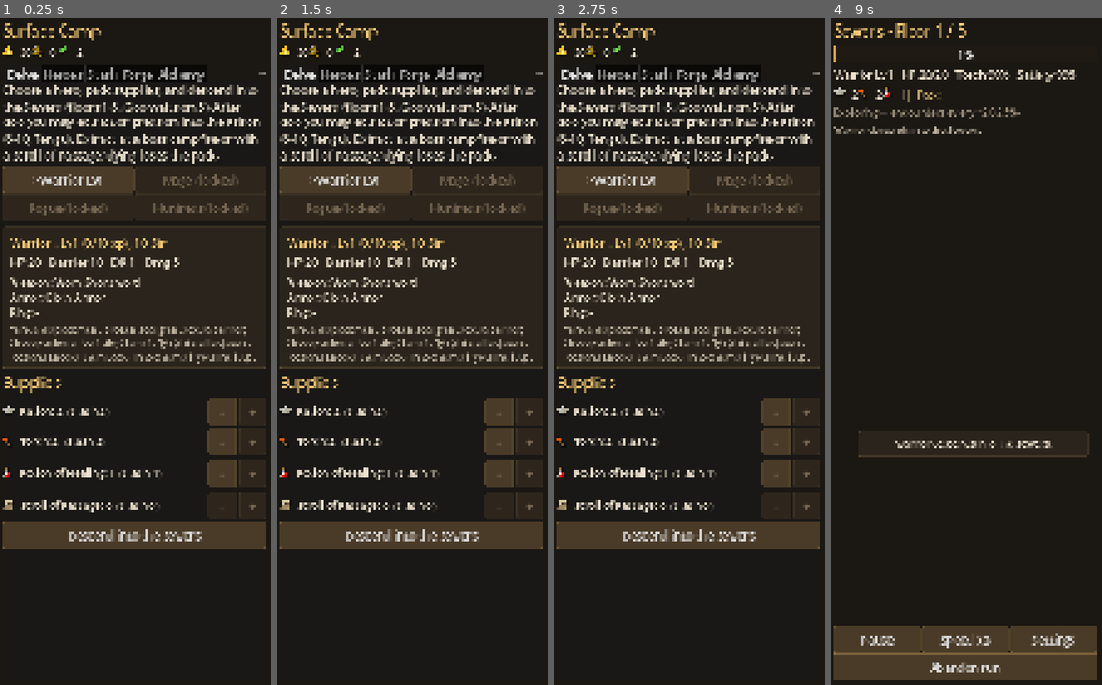
Above: before the commit, frames 1-4 (left to right).
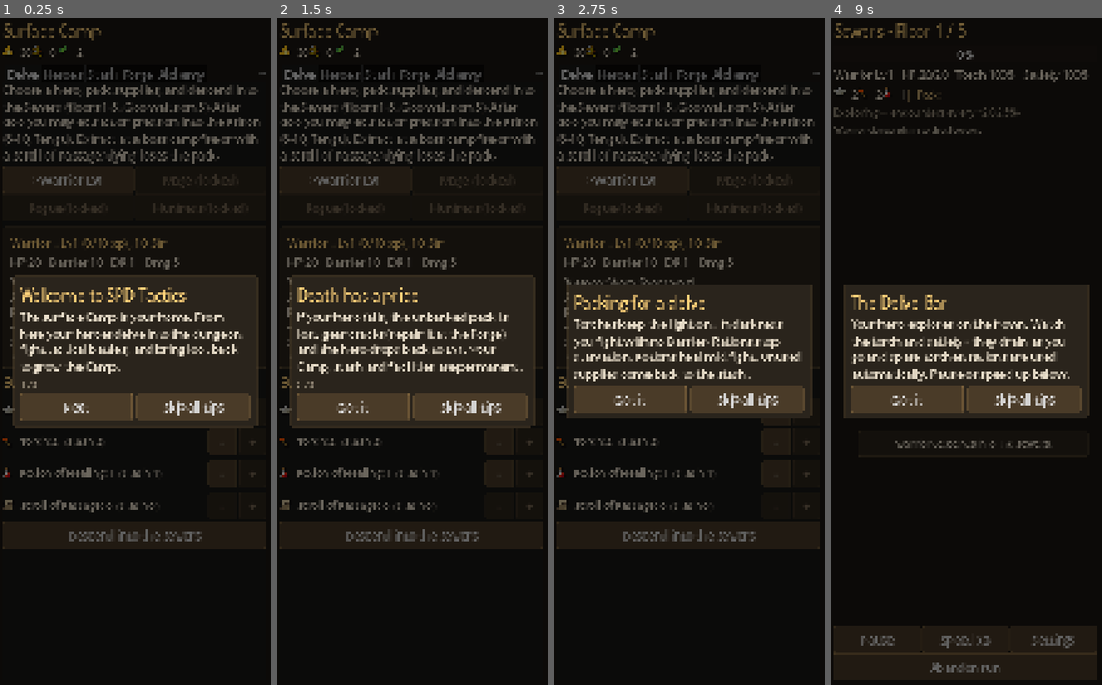
Above: after the commit, the same moments.

Repository: DaltonGoesFast/Idle-Pixel-Dungeon
Game: Godot game, scene res://scenes/main.tscn
Same seed, same stepped clock (60 frames per second), same inputs: the game is played once before the commit and once after it.
Inputs (mouse positions are in pixels of both pictures, inside the frame that each line leads up to):
- Up to frame 1 (0.25 s): no input
- Up to frame 2 (1.5 s): click (352, 404) at 0.5 s, where only the run after the commit has a clickable "Next"; click (352, 438) at 1.25 s, where only the run after the commit has a clickable "Next"
- Up to frame 3 (2.75 s): click (629, 404) at 2 s, where only the run after the commit has a clickable "Got it"
- Up to frame 4 (9 s): click (906, 398) at 2.75 s, where only the run after the commit has a clickable "Got it"; click "> Warrior Lv1" at 3.5 s; click "-" at 4.25 s; click "+" at 5 s; click "-" at 5.75 s; click "+" at 6.5 s; click "-" at 7.25 s; click "+" at 8 s; click "Descend into the Sewers" at 8.75 s

The runs differ from the first frame. In frame 1, 30% of the frame differs, in the area x 0-99%, y 0-80%; in frame 2, 30%; in frame 3, 30%; in frame 4, 17%.

Commit message:
v0.7.0: first-run onboarding + 17 contextual tutorial tips (data-driven, pause the game, replay/skip in Settings)

Diff:
--- /dev/null
+++ b/data/tutorial.json
@@ -0,0 +1,89 @@
+{
+ "_note": "Tutorial tips (first-run onboarding). Each id is shown once (GameState.tutorial_done) while Settings > Tutorial tips is on. pages = consecutive cards. Triggers live in code (main/camp/delve/combat screens); see docs/ARCHITECTURE.md.",
+ "tips": {
+  "welcome": {
+   "pages": [
+    {
+     "title": "Welcome to SPD Tactics",
+     "text": "The surface Camp is your home. From here your heroes delve into the dungeon, fight tactical battles, and bring loot back to grow the Camp."
+    },
+    {
+     "title": "The loop",
+     "text": "1. Pack supplies and pick a hero (Delve tab).\n2. The Delve Bar explores for you; encounters pop up as cards.\n3. Fights play out on an 8x8 grid where you control every move.\n4. Extract at a boss campfire (or with a Scroll of Passage) to bank your loot."
+    },
+    {
+     "title": "Death has a price",
+     "text": "If your hero falls, the unbanked pack is lost, gear cracks (repair it at the Forge) and the hero drops back to Lv1. Your Camp, stash and facilities are permanent."
+    }
+   ]
+  },
+  "camp_delve": {
+   "title": "Packing for a delve",
+   "text": "Torches keep the light on - in darkness you fight with no Barrier. Rations stop starvation. Potions heal mid-fight. Unused supplies come back to the stash."
+  },
+  "camp_forge": {
+   "title": "The Forge",
+   "text": "Spend Iron Ore and gold to forge better weapons and armor, upgrade them, and repair gear that cracked when a hero died. Higher tiers need more Strength."
+  },
+  "camp_journal": {
+   "title": "The Journal",
+   "text": "Milestones give one-time rewards for things you'll do anyway. The Codex fills in as you meet monsters, traps and items."
+  },
+  "delve_bar": {
+   "title": "The Delve Bar",
+   "text": "Your hero explores on their own. Watch the torch and satiety - they drain as you go and spare torches/rations are used automatically. Pause or speed up below."
+  },
+  "first_fight": {
+   "pages": [
+    {
+     "title": "Your first fight",
+     "text": "Tap a tile next to your hero to move, or tap an adjacent enemy to attack. Every hit lands for fixed damage - no dice. Enemies act on a clock: fast ones act twice per tick."
+    },
+    {
+     "title": "Barrier and armor",
+     "text": "The blue bar is Barrier: it soaks damage first and refills every fight. Armor's DR subtracts from every physical hit. Use Hint if you're stuck, or Auto to let the game play."
+    }
+   ]
+  },
+  "surprise": {
+   "title": "Surprise attack!",
+   "text": "You're standing in tall grass or a doorway. Your next attack is a Surprise: x1.5 damage, ignores armor, and knocks the enemy back - into a chasm for an instant kill."
+  },
+  "telegraph": {
+   "title": "Red tiles = danger",
+   "text": "A red tile shows exactly where an attack will land and when. Step off it before it resolves. Bosses telegraph their big moves too."
+  },
+  "trap": {
+   "title": "Traps",
+   "text": "That icon is a trap. Stepping on it fires it once. Monsters know where traps are and avoid them - but you can shove or knock them in. Use Search to reveal hidden ones."
+  },
+  "boss": {
+   "title": "Boss fight",
+   "text": "Bosses have big telegraphed attacks. Don't get cornered, step off red tiles, and drink a potion before you drop too low."
+  },
+  "door": {
+   "title": "Door Choice",
+   "text": "Two doors, two risks. Read the clues: a fight with a reward, a locked chest, or a quiet room. You can also ignore both."
+  },
+  "special": {
+   "title": "Special room",
+   "text": "Special rooms trade supplies, HP or time for rewards. Greyed-out options show what you're missing."
+  },
+  "floor_done": {
+   "title": "Floor cleared",
+   "text": "Descending heals a little. You can also spend torch to search for a hidden door with a secret cache - Rogues always find it."
+  },
+  "campfire": {
+   "title": "Campfire",
+   "text": "The boss is down. Extract to bank everything, or push deeper with an unbanked pack for bigger rewards."
+  },
+  "after_death": {
+   "title": "Back at Camp",
+   "text": "Your hero fell: the pack was lost and their gear cracked. Repair it at the Forge (Blacksmith), then try again - the Camp keeps everything you banked."
+  },
+  "after_extract": {
+   "title": "Loot banked",
+   "text": "Everything you carried is safe in the stash. Spend it on facility upgrades and gear, and check the Journal for milestone rewards."
+  }
+ }
+}
--- a/scripts/autoload/db.gd
+++ b/scripts/autoload/db.gd
@@ -16,6 +16,7 @@
 var specials: Array
 var traps: Dictionary
 var milestones: Array
+var tips: Dictionary
 var biome_rooms: Dictionary
 
 func _init() -> void:
@@ -34,6 +35,7 @@
 	rooms = r.rooms; boss_rooms = r.boss_rooms; biome_rooms = r.get("biome_rooms", {})
 	traps = _strip(_load("traps"))
 	milestones = _load("milestones").get("milestones", [])
+	tips = _load("tutorial").get("tips", {})
 	biomes = _load("biomes")
 	var ev := _load("events")
 	doors = ev.doors; specials = ev.specials
--- a/scripts/autoload/game_state.gd
+++ b/scripts/autoload/game_state.gd
@@ -25,6 +25,7 @@
 var milestones_claimed: Array = []  # milestone ids already rewarded
 var seen: Dictionary = {}          # codex discoveries: "mob:rat", "trap:worn_dart", "item:dagger" -> true
 var tutorial_done: Array = []      # onboarding steps already shown
+var last_result := ""              # "extract" / "death" / "abandon" of the run that just ended (not saved)
 var run: Dictionary = {}           # empty when no expedition is active
 var time_offset := 0.0             # tests / debug can fast-forward wall-clock time
 var messages: PackedStringArray = []
@@ -373,6 +374,7 @@
 ## result: "extract" keeps everything; "death" loses pack, cracks gear, resets hero; "abandon" loses pack.
 func end_run(result: String) -> void:
 	if run.is_empty(): return
+	last_result = result
 	var c: String = run.hero
 	var h: Dictionary = heroes[c]
 	# unused supplies always go back to the stash (they were never "found")
@@ -439,6 +441,10 @@
 
 func add_stat(k: String, n: int) -> void:
 	stats[k] = int(stats.get(k, 0)) + n
+
+## Tutorial: should tip `id` be shown now?
+func wants_tip(id: String) -> bool:
+	return bool(settings.get("tutorial", true)) and DB.tips.has(id) and not (id in tutorial_done)
 
 ## Codex: remember that the player has encountered something.
 func discover(key: String) -> void:
--- a/scripts/ui/camp_screen.gd
+++ b/scripts/ui/camp_screen.gd
@@ -26,6 +26,9 @@
 		var v := UIKit.vbox(sc); v.size_flags_horizontal = SIZE_EXPAND_FILL
 		tabs.add_child(sc); pages[t] = v
 	GameState.changed.connect(rebuild)
+	tabs.tab_changed.connect(func(i: int):
+		var t: String = TAB_ORDER[i].to_lower()
+		if main: main.tip("camp_" + t))
 	rebuild()
 
 func apply_layout(p: bool, _size: Vector2) -> void:
--- a/scripts/ui/combat_screen.gd
+++ b/scripts/ui/combat_screen.gd
@@ -56,6 +56,7 @@
 	log_label = RichTextLabel.new(); log_label.fit_content = true; log_label.scroll_active = false
 	log_label.size_flags_horizontal = SIZE_EXPAND_FILL; log_scroll.add_child(log_label)
 	_refresh()
+	main.tip("boss" if event.get("boss", false) else "first_fight")
 
 func apply_layout(portrait: bool, s: Vector2) -> void:
 	split.vertical = portrait
@@ -69,6 +70,7 @@
 	_refresh()
 
 func _process(d: float) -> void:
+	if main and main.tip_open(): return
 	if auto and not finished:
 		_auto_t += d
 		if _auto_t > 0.35:
@@ -90,6 +92,10 @@
 	if int(h.get("poison", 0)) > 0: line += "\nPOISONED: -1 HP per turn for %d turns" % int(h.poison)
 	if combat.surprise_ready(): line += "\nIn cover: your next attack is a SURPRISE (x%.1f, no DR, knockback)" % float(h.surprise_mult)
 	status.text = line
+	if main and not finished:
+		if combat.surprise_ready(): main.tip("surprise")
+		if not combat.danger.is_empty(): main.tip("telegraph")
+		if combat.traps.values().any(func(t): return not t.hidden): main.tip("trap")
 	UIKit.clear(buttons)
 	if finished:
 		_result_buttons(); _refresh_log(); return
--- a/scripts/ui/delve_screen.gd
+++ b/scripts/ui/delve_screen.gd
@@ -37,6 +37,7 @@
 func on_shown() -> void:
 	if pending.is_empty() and GameState.run.has("pending_card"): pending = GameState.run.pending_card
 	_refresh(); _show_card()
+	main.tip("delve_bar")
 
 var _save_t := 0.0
 
@@ -46,6 +47,7 @@
 	_save_t += delta
 	if _save_t > 3.0:
 		_save_t = 0.0; SaveSystem.save_game()
+	if main and main.tip_open(): _refresh(); return
 	if running and pending.is_empty():
 		if Delve.floor_done(run):
 			_floor_cleared()
@@ -118,6 +120,7 @@
 		var msgs := GameState.messages
 		for i in range(maxi(0, msgs.size() - 6), msgs.size()): log.add_child(UIKit.label(msgs[i], 0.8, Color("bdb3a0")))
 		return
+	if main and pending.kind in ["door", "special", "floor_done", "campfire"]: main.tip(pending.kind)
 	match pending.kind:
 		"combat": _card_combat()
 		"door": _card_door()
--- a/scripts/ui/main.gd
+++ b/scripts/ui/main.gd
@@ -5,6 +5,7 @@
 const CampScreen := preload("res://scripts/ui/camp_screen.gd")
 const DelveScreen := preload("res://scripts/ui/delve_screen.gd")
 const CombatScreen := preload("res://scripts/ui/combat_screen.gd")
+const TipOverlay := preload("res://scripts/ui/tip_overlay.gd")
 
 var margin: MarginContainer
 var host: Control
@@ -12,6 +13,7 @@
 var screen: Control
 var delve: Control           # kept alive while a combat runs on top of it
 var portrait := true
+var tips: Control            # TipOverlay (tutorial cards above everything)
 var _id_timer := 0.0
 
 func _ready() -> void:
@@ -23,6 +25,7 @@
 	host = Control.new(); margin.add_child(host)
 	toast_box = VBoxContainer.new(); toast_box.set_anchors_preset(PRESET_CENTER_TOP)
 	toast_box.mouse_filter = Control.MOUSE_FILTER_IGNORE; add_child(toast_box)
+	tips = TipOverlay.new(); add_child(tips)
 	GameState.toast.connect(_toast)
 	GameState.settings_changed.connect(_relayout)
 	get_viewport().size_changed.connect(_relayout)
@@ -55,6 +58,7 @@
 	var fs := int(clampf(minf(vs.x, vs.y) / 24.0 * float(GameState.settings.get("text_scale", 1.0)), 14, 60))
 	theme = UIKit.make_theme(fs)
 	if screen: _layout_screen()
+	if tips and tips.is_open(): tips._render()
 
 func content_size() -> Vector2:
 	var vs := get_viewport_rect().size
@@ -76,6 +80,11 @@
 	if delve: delve.queue_free(); delve = null
 	var s := CampScreen.new(); s.main = self
 	_set_screen(s)
+	match GameState.last_result:
+		"death": tip("after_death")
+		"extract": tip("after_extract")
+	GameState.last_result = ""
+	if int(GameState.stats.runs) == 0: tip("welcome"); tip("camp_delve")
 	Sfx.music("theme_2" if int(GameState.stats.get("goo_kills", 0)) > 0 else "theme_1")
 
 func show_delve() -> void:
@@ -100,6 +109,13 @@
 func end_combat() -> void:
 	show_delve()
 
+## Show a tutorial tip once (if tips are enabled). Screens pause while one is open.
+func tip(id: String) -> void:
+	if tips and GameState.wants_tip(id): tips.push(id)
+
+func tip_open() -> bool:
+	return tips != null and tips.is_open()
+
 func _toast(text: String) -> void:
 	var l := UIKit.label(text, 0.85)
 	var p := UIKit.card(); p.add_child(l); p.mouse_filter = Control.MOUSE_FILTER_IGNORE
--- /dev/null
+++ b/scripts/ui/tip_overlay.gd
@@ -0,0 +1,65 @@
+## TipOverlay: modal tutorial card drawn above every screen (first-run onboarding + contextual tips).
+## Content comes from data/tutorial.json; Main queues tips and screens check `Main.tip_open()` to pause.
+extends Control
+
+signal closed(id: String)
+
+var queue: Array = []      # [{id, pages}]
+var page := 0
+var box: VBoxContainer
+
+func _ready() -> void:
+	set_anchors_and_offsets_preset(PRESET_FULL_RECT)
+	mouse_filter = MOUSE_FILTER_STOP
+	visible = false
+
+func is_open() -> bool:
+	return visible
+
+func push(id: String) -> void:
+	if queue.any(func(q): return q.id == id): return
+	var t: Dictionary = DB.tips[id]
+	queue.append({"id": id, "pages": t.get("pages", [t])})
+	if queue.size() == 1: page = 0; _render()
+
+func _render() -> void:
+	for c in get_children(): c.queue_free()
+	if queue.is_empty(): visible = false; return
+	visible = true
+	var dim := ColorRect.new(); dim.color = Color(0, 0, 0, 0.55); dim.set_anchors_and_offsets_preset(PRESET_FULL_RECT); add_child(dim)
+	var cur: Dictionary = queue[0]
+	var p: Dictionary = cur.pages[page]
+	var vs := get_viewport_rect().size
+	var card := UIKit.card(); add_child(card)
+	var w := minf(vs.x * 0.9, UIKit.font_size * 26.0)
+	card.custom_minimum_size.x = w
+	box = UIKit.vbox(card)
+	box.add_child(UIKit.header(p.title))
+	var l := UIKit.label(p.text); l.custom_minimum_size.x = w - UIKit.font_size * 1.5; box.add_child(l)
+	if cur.pages.size() > 1: box.add_child(UIKit.label("%d / %d" % [page + 1, cur.pages.size()], 0.75, Color("9a8f7c")))
+	var row := UIKit.hbox(box)
+	var last: bool = page >= cur.pages.size() - 1
+	var ok := UIKit.button("Got it" if last else "Next", next); ok.size_flags_horizontal = SIZE_EXPAND_FILL; row.add_child(ok)
+	var skip := UIKit.button("Skip all tips", skip_all); skip.size_flags_horizontal = SIZE_EXPAND_FILL; row.add_child(skip)
+	await get_tree().process_frame
+	if is_instance_valid(card): card.position = ((vs - card.size) / 2.0).floor()
+
+func next() -> void:
+	if queue.is_empty(): return
+	Sfx.play("click")
+	page += 1
+	if page >= queue[0].pages.size(): _finish_current()
+	else: _render()
+
+func _finish_current() -> void:
+	var id: String = queue.pop_front().id
+	if not (id in GameState.tutorial_done): GameState.tutorial_done.append(id)
+	SaveSystem.save_game()
+	page = 0
+	closed.emit(id)
+	_render()
+
+func skip_all() -> void:
+	GameState.settings.tutorial = false
+	while not queue.is_empty(): _finish_current()
+	GameState.touch()
--- a/tests/run_tests.gd
+++ b/tests/run_tests.gd
@@ -300,6 +300,18 @@
 	gs.new_game(); gs.from_dict(d)
 	check(is_equal_approx(float(gs.settings.text_scale), 1.3) and gs.settings.haptics == false and "first_steps" in gs.milestones_claimed, "settings + milestones persist")
 	gs.settings.text_scale = 1.0; gs.settings.haptics = true
+	# tutorial bookkeeping
+	gs.settings.tutorial = true; gs.tutorial_done = []
+	check(gs.wants_tip("welcome") and not gs.wants_tip("no_such_tip"), "tips: known tip wanted once")
+	gs.tutorial_done.append("welcome")
+	check(not gs.wants_tip("welcome"), "tips: dismissed tip is not shown again")
+	gs.settings.tutorial = false
+	check(not gs.wants_tip("first_fight"), "tips: the setting turns every tip off")
+	gs.settings.tutorial = true
+	var tips_ok := true
+	for id in DB.tips:
+		for p in DB.tips[id].get("pages", [DB.tips[id]]): tips_ok = tips_ok and p.has("title") and p.has("text")
+	check(tips_ok and DB.tips.size() >= 15, "every tutorial page has a title and text")
 
 func test_delve(gs) -> void:
 	print("[delve]")
--- a/tests/screenshots.gd
+++ b/tests/screenshots.gd
@@ -12,6 +12,7 @@
 	DirAccess.make_dir_recursive_absolute(out)
 	SaveSystem.autosave = false; SaveSystem.path = "user://shots.json"
 	GameState.new_game()
+	GameState.settings.tutorial = false
 	GameState.add_mat("iron_ore", 20); GameState.add_mat("gold", 200)
 	main = load("res://scenes/main.tscn").instantiate(); add_child(main)
 	for sz in SIZES:
@@ -25,6 +26,9 @@
 			GameState.discover("trap:worn_dart")
 			main.show_camp(); main.screen.journal_view = "codex"; main.screen.tabs.current_tab = main.screen.TAB_ORDER.find("Journal")
 			main.screen.rebuild()])
+		plan.append([sz, "tip", func():
+			main.show_camp(); main.tips.push("welcome")])
+		plan.append([sz, "tip_closed", func(): main.tips.skip_all(); GameState.settings.tutorial = false])
 		plan.append([sz, "settings", func(): main.show_camp(); main.screen.tabs.current_tab = main.screen.TAB_ORDER.find("Settings")])
 		plan.append([sz, "delve", func():
 			if GameState.run.is_empty(): GameState.start_run("warrior", {"ration": 1, "torch": 1, "potion_healing": 1}, "sewers", 5)
--- a/tests/ui_smoke.gd
+++ b/tests/ui_smoke.gd
@@ -8,21 +8,27 @@
 var classes := ["warrior", "mage", "rogue", "huntress"]
 var ci := 0
 var resumed := false
+var tips_seen := {}
 
 func _ready() -> void:
 	SaveSystem.autosave = false
 	SaveSystem.wipe()
 	SaveSystem.path = "user://ui_smoke.json"
 	GameState.new_game()
+	GameState.settings.tutorial = true; GameState.tutorial_done.clear()
 	for c in GameState.heroes: GameState.heroes[c].unlocked = true
 	main = load("res://scenes/main.tscn").instantiate()
 	add_child(main)
 
 func _process(_d: float) -> void:
 	f += 1
+	if f > 5 and main and is_instance_valid(main) and main.tip_open():
+		tips_seen[main.tips.queue[0].id] = true
+		main.tips.next(); return
 	match f:
 		5:
 			_check(main.screen.get_script().resource_path.ends_with("camp_screen.gd"), "starts in camp")
+			_check(main.tip_open() and main.tips.queue[0].id == "welcome", "first run shows the welcome tutorial")
 			for i in main.screen.tabs.get_tab_count(): main.screen.tabs.current_tab = i
 			main.screen.journal_view = "codex"; main.screen.rebuild()
 			_check(main.screen.pages["Journal"].get_child_count() > 3, "journal codex renders")
@@ -101,6 +107,10 @@
 				GameState.add_mat("potion_healing", 3); s.loadout.potion_healing = 3; GameState.facilities.alchemy.level = 3
 			s.chosen_hero = classes[ci]; s._start(); main.delve.fast = true
 			return
+		for t in ["welcome", "delve_bar", "first_fight", "floor_done"]:
+			_check(tips_seen.has(t), "tutorial tip shown: " + t)
+		_check(not main.tip_open() and "welcome" in GameState.tutorial_done, "tips are remembered once dismissed")
+		print("  tutorial tips shown: ", tips_seen.keys())
 		print("UI SMOKE: PASS (fights=%d, stash gold=%d)" % [stage, GameState.mat("gold")])
 		SaveSystem.wipe()
 		get_tree().quit(0)
Not shown, changed: export_presets.cfg
Not shown, added: scripts/ui/tip_overlay.gd.uid
Not shown, changed: docs/ARCHITECTURE.md
Not shown, changed: docs/CHANGELOG.md
Not shown, changed: docs/DECISIONS.md
Not shown, changed: docs/ROADMAP.md
